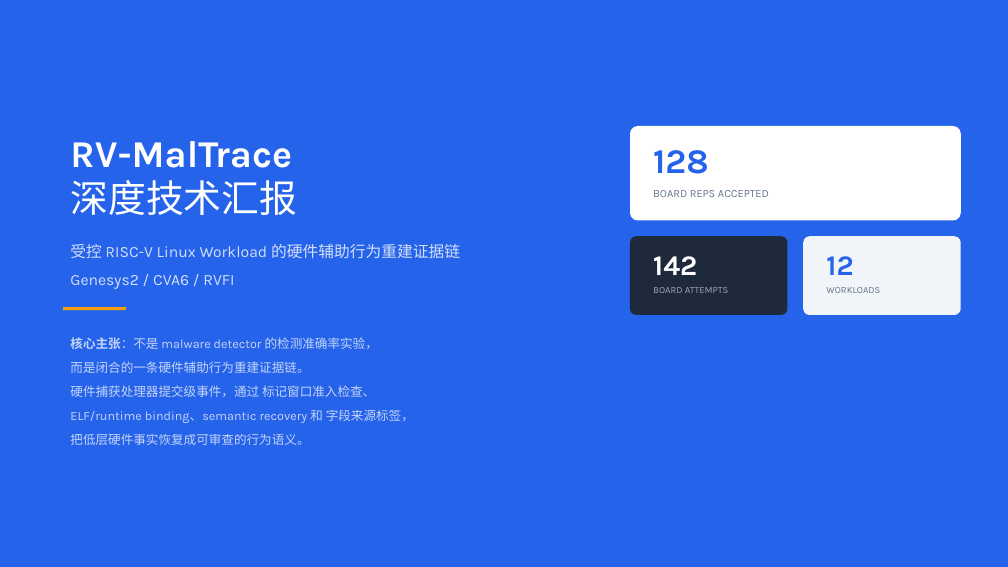
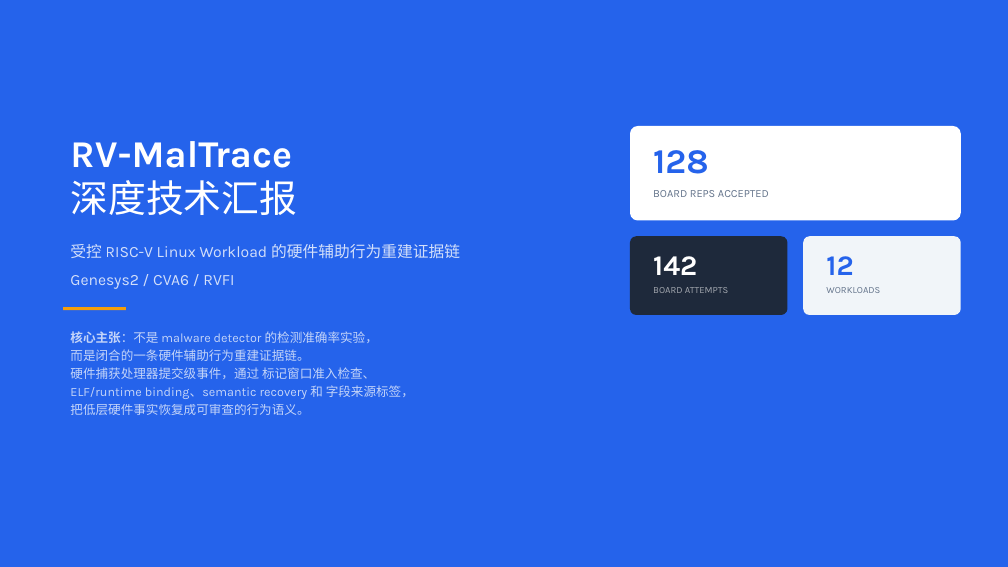
Before and after one commit to NayCheno/rv-maltrace, a slide deck: slide 1 of docs/12-presentations/slide/rv-maltrace.pptx. Drawn at 1008x567 pixels with LibreOffice and Linux fonts; fonts in the diff are those of the drawing. Boxes give left, top, right and bottom in pixels: in the first picture for what was removed or moved away, otherwise in the second. Text is boxed around its words. In the diff, an @@ line names an element or a change of style, - is before the commit and + after.

```diff
--- a/docs/12-presentations/slide/rv-maltrace.pptx
+++ b/docs/12-presentations/slide/rv-maltrace.pptx
@@ text "核心主张：不是 malware detector 的检测准确率实验，" at (70,331,414,415): line spacing 1.6 to 1.2 @@
```
Also in this commit, not shown: 6 other slides changed.
